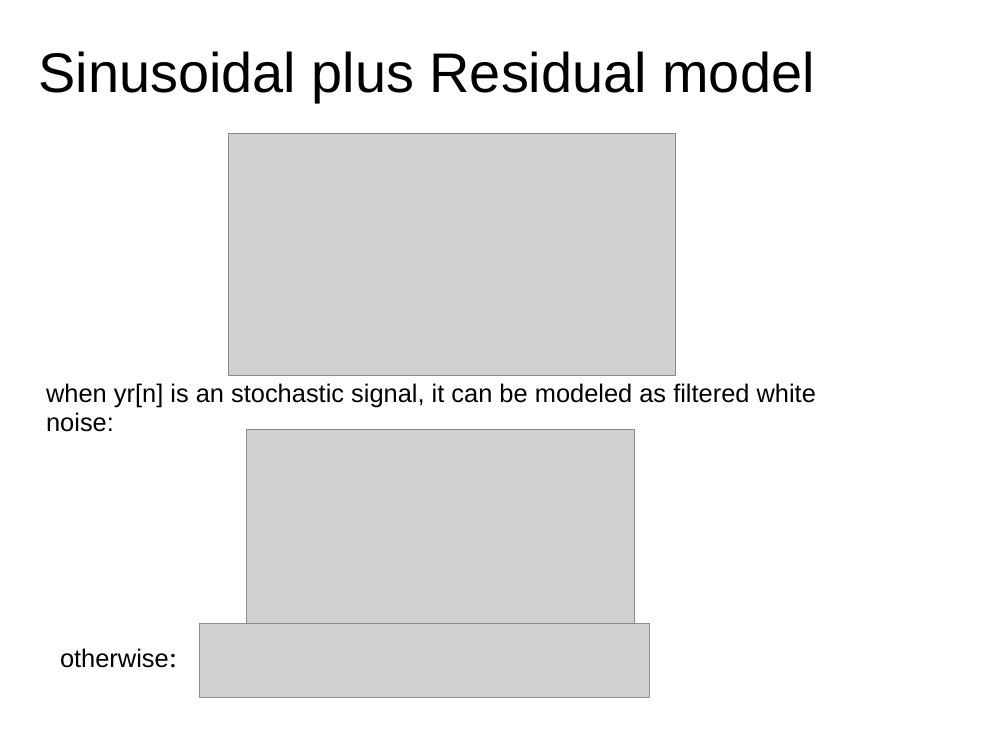
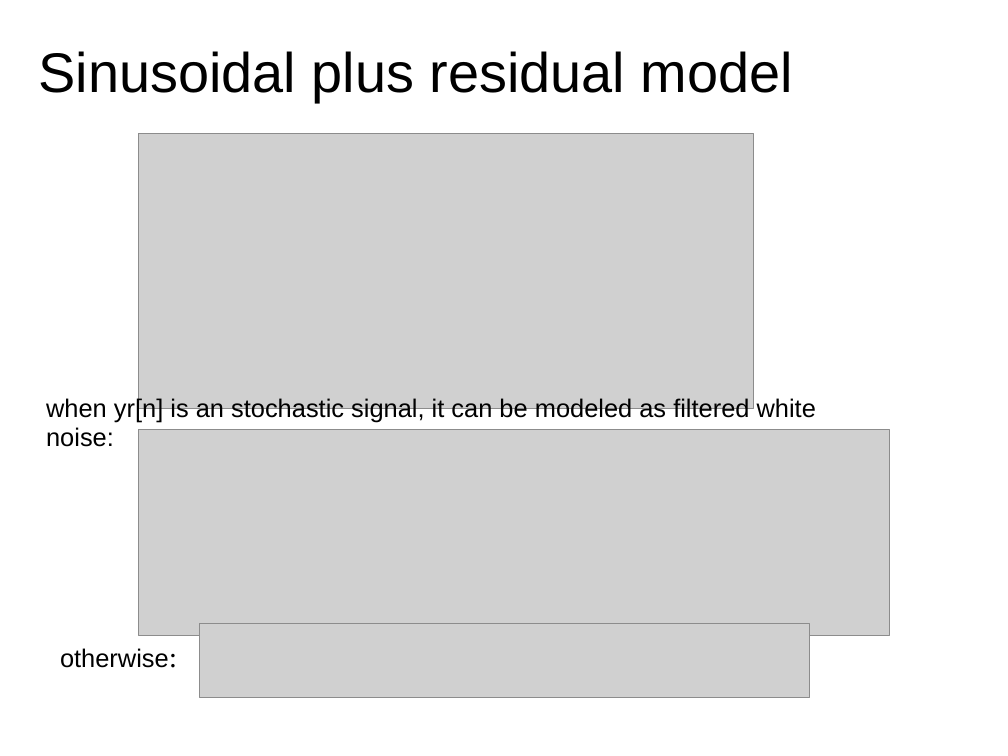
Before and after one commit to MTG/sms-tools, a slide deck: slide 3 of teaching-material/lectures/lect7-Sinusoidal-plus-Residual-model/7-Sinusoidal-plus-Residual-model.odp. Drawn at 1008x756 pixels with LibreOffice and Linux fonts; fonts in the diff are those of the drawing; grey boxes stand for pictures. Boxes give left, top, right and bottom in pixels: in the first picture for what was removed or moved away, otherwise in the second. Text is boxed around its words. In the diff, an @@ line names an element or a change of style, - is before the commit and + after.

```diff
--- a/teaching-material/lectures/lect7-Sinusoidal-plus-Residual-model/7-Sinusoidal-plus-Residual-model.odp
+++ b/teaching-material/lectures/lect7-Sinusoidal-plus-Residual-model/7-Sinusoidal-plus-Residual-model.odp
@@ title at (x1=39, y1=51, x2=793, y2=102): text changed @@
-Sinusoidal plus Residual model
+Sinusoidal plus residual model
@@ picture resized from (x1=229, y1=134, x2=675, y2=376) to (x1=139, y1=134, x2=755, y2=409) @@
@@ text "when yr[n] is an stochastic ..." moved from (x1=46, y1=383, x2=816, y2=408) to (x1=46, y1=396, x2=816, y2=422) @@
@@ picture resized from (x1=247, y1=430, x2=635, y2=636) to (x1=139, y1=430, x2=890, y2=636) @@
@@ picture resized from (x1=199, y1=624, x2=649, y2=698) to (x1=199, y1=624, x2=810, y2=698) @@
```
Also in this commit, not shown: 8 other slides changed, 1 slide added, 1 slide removed, 17 other files.
